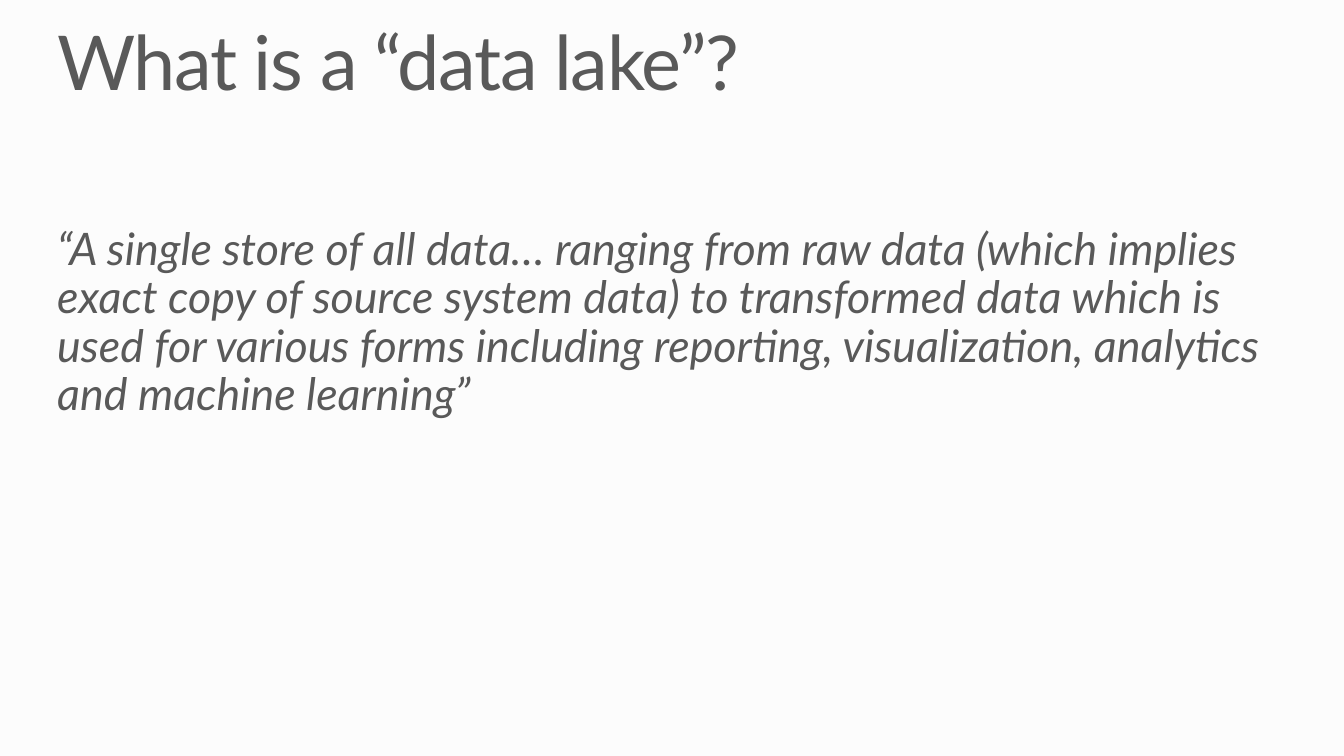
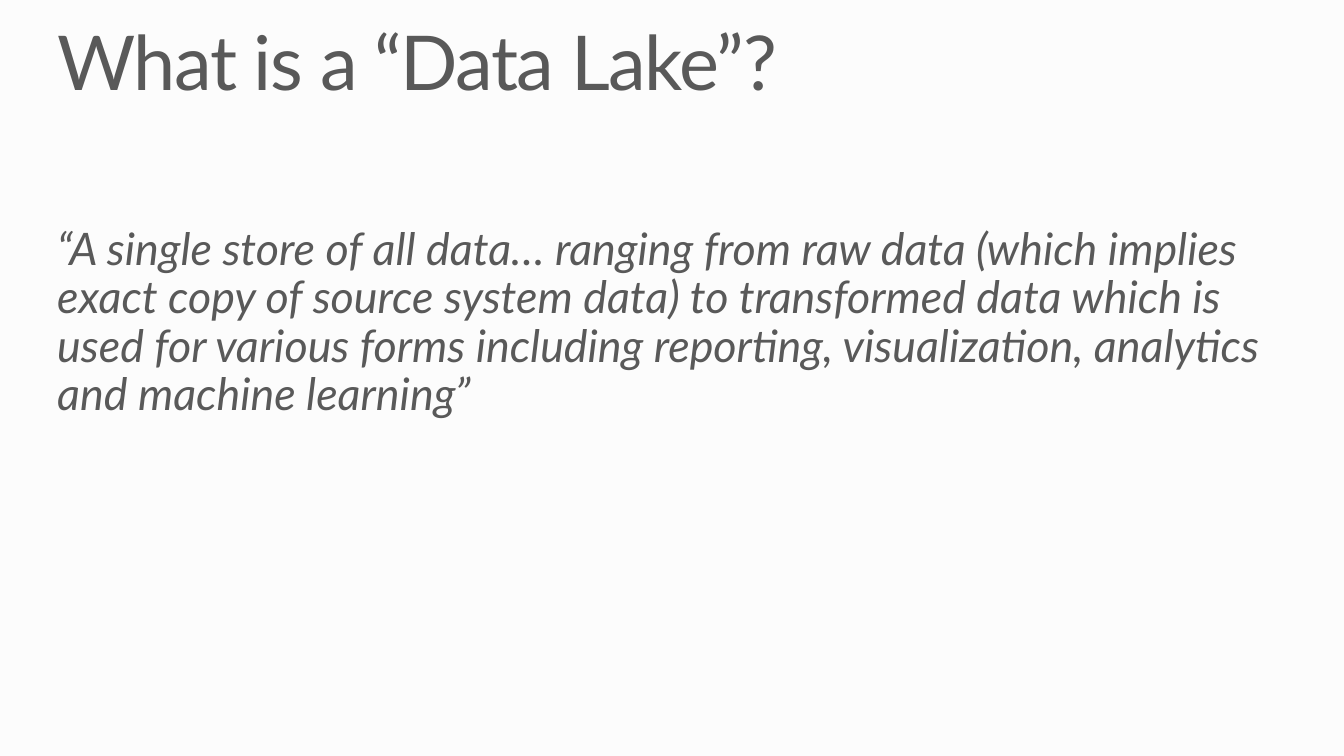
Before and after one commit to MSRConnections/Azure-training-course, a slide deck: slide 2 of Content/Data Lake/Azure Data Lake.pptx. Drawn at 1344x756 pixels with LibreOffice and Linux fonts; fonts in the diff are those of the drawing; background and template pictures are left out. Boxes give left, top, right and bottom in pixels: in the first picture for what was removed or moved away, otherwise in the second. Text is boxed around its words. In the diff, an @@ line names an element or a change of style, - is before the commit and + after.

Commit message:
Updated Data Lake slides

```diff
--- a/Content/Data Lake/Azure Data Lake.pptx
+++ b/Content/Data Lake/Azure Data Lake.pptx
@@ title at [57, 32, 777, 91]: text changed @@
-What is a “data lake”?
+What is a “Data Lake”?
```
Also in this commit, not shown: 3 other slides changed.
